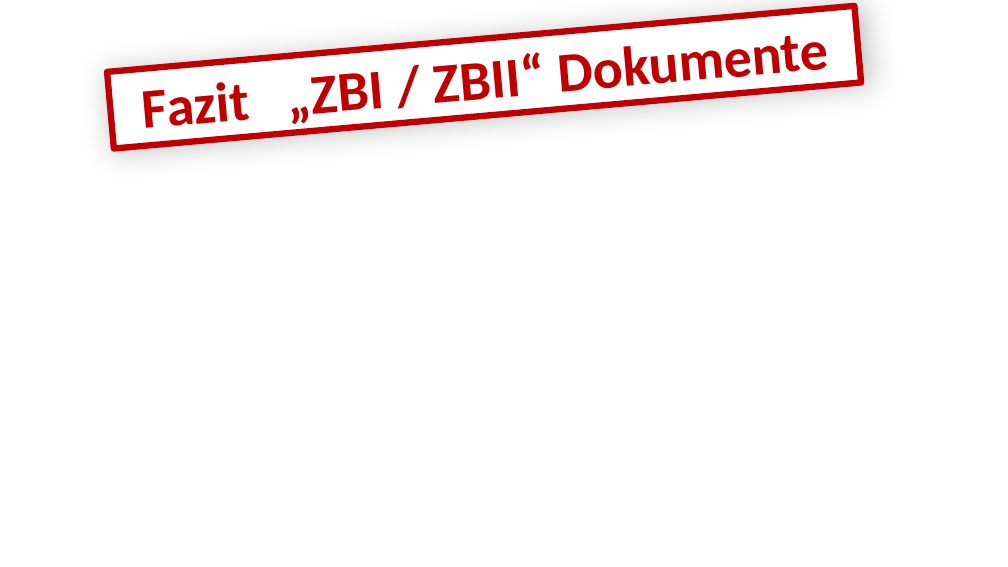
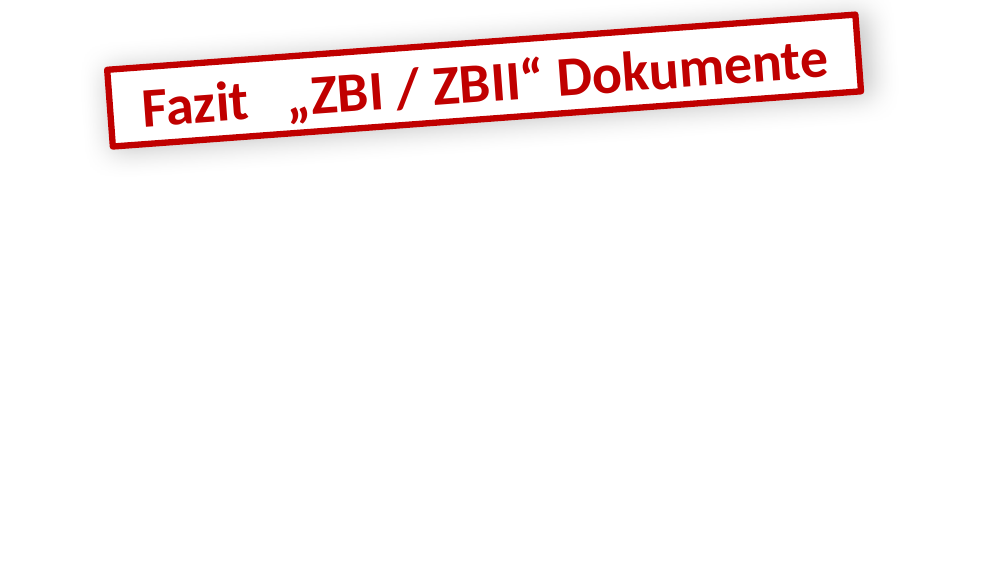
Before and after one commit to runmat/mj, a slide deck: slide 1 of Jahresziele/2015/ABBYY/Fazit-ZBII.pptx. Drawn at 1008x567 pixels with LibreOffice and Linux fonts; fonts in the diff are those of the drawing. Boxes give left, top, right and bottom in pixels: in the first picture for what was removed or moved away, otherwise in the second. Text is boxed around its words. In the diff, an @@ line names an element or a change of style, - is before the commit and + after.

```diff
--- a/Jahresziele/2015/ABBYY/Fazit-ZBII.pptx
+++ b/Jahresziele/2015/ABBYY/Fazit-ZBII.pptx
@@ rectangle "Fazit „ZBI / ZBII“ Dokumente": place and size @@
-rectangle "Fazit „ZBI / ZBII“ Dokumente" at (107, 5, 861, 148)
+rectangle "Fazit „ZBI / ZBII“ Dokumente" at (107, 15, 861, 146)
```
Also in this commit, not shown: 2 other slides changed, 3 other files.
